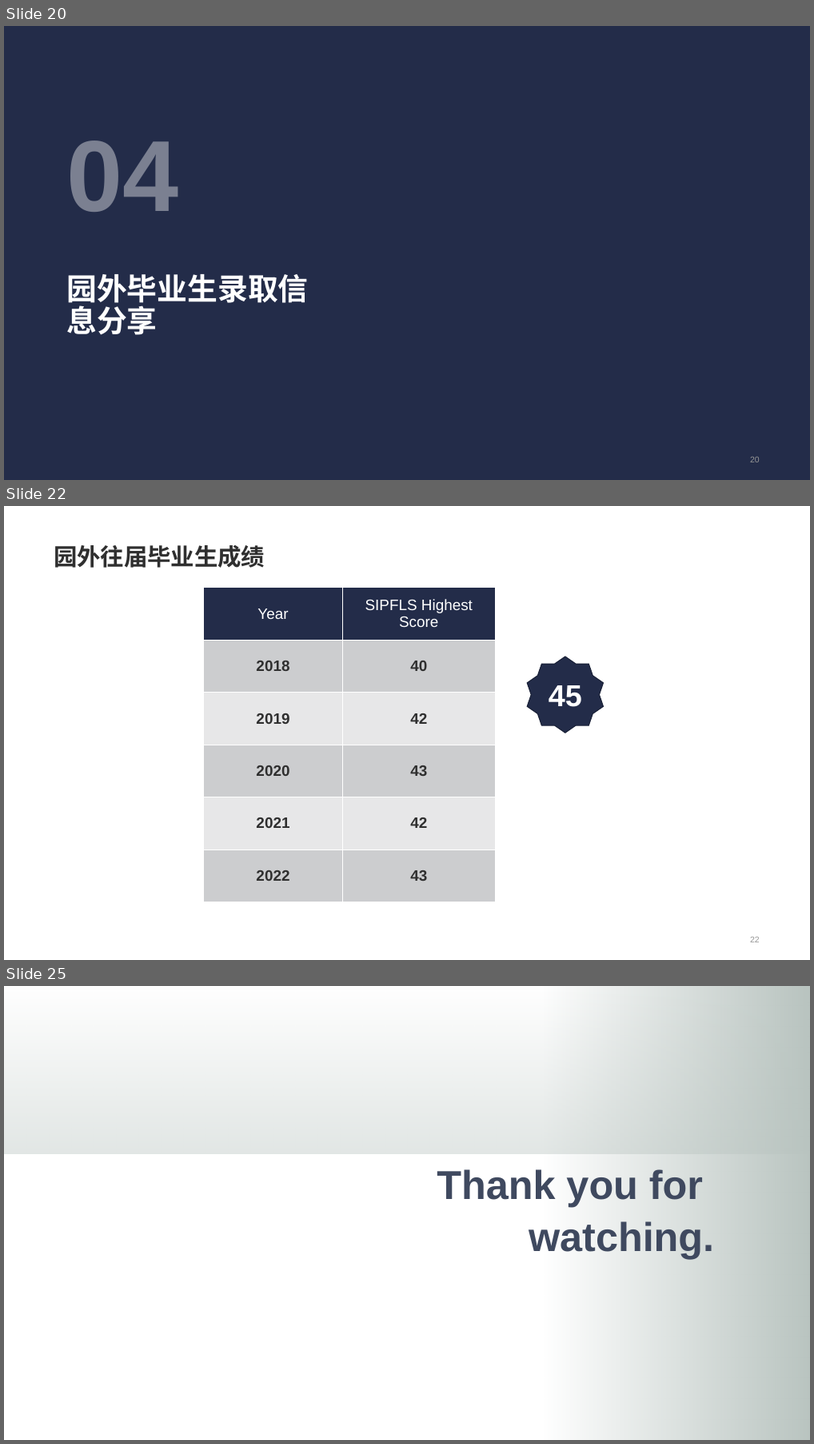
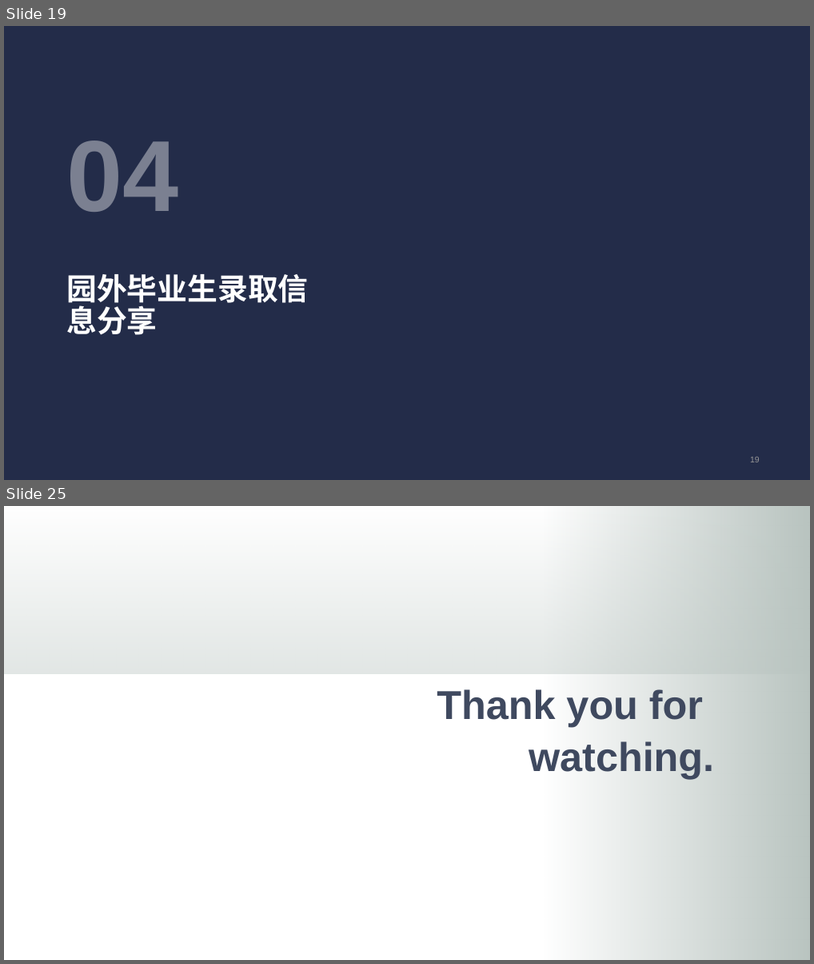
Before and after one commit to zpygithub/python-test, a slide deck: 2.pptx. Shown one above the other, each under a label of ours: slides 20, 22 and 25 before the commit, slides 19 and 25 after it; the slides between them are not shown. The pictures are 814x1444 and 814x964 pixels, drawn with LibreOffice and Linux fonts; fonts in the diff are those of the drawing; background and template pictures are left out. Boxes give left, top, right and bottom in pixels: in the first picture for what was removed or moved away, otherwise in the second. Text is boxed around its words. In the diff, an @@ line names an element or a change of style, - is before the commit and + after.

```diff
--- a/2.pptx
+++ b/2.pptx
@@ slide 22 removed at (4,506,810,960), background #FFFFFF @@
@@ title removed at (54,545,265,568) @@
-园外往届毕业生成绩
@@ table removed at (204,588,495,902), 6 rows, 2 columns @@
-Year | SIPFLS Highest Score
-2018 | 40
-2019 | 42
-2020 | 43
-2021 | 42
-2022 | 43
@@ star removed at (527,656,603,733) @@
-45
@@ page number removed at (750,936,760,942) @@
-22
@@ what was slide 20 is now slide 19 @@
@@ page number at (750,456,760,462): text changed @@
-20
+19
```
Also in this commit, not shown: 7 slides changed, 4 slides added, 3 other slides removed.
